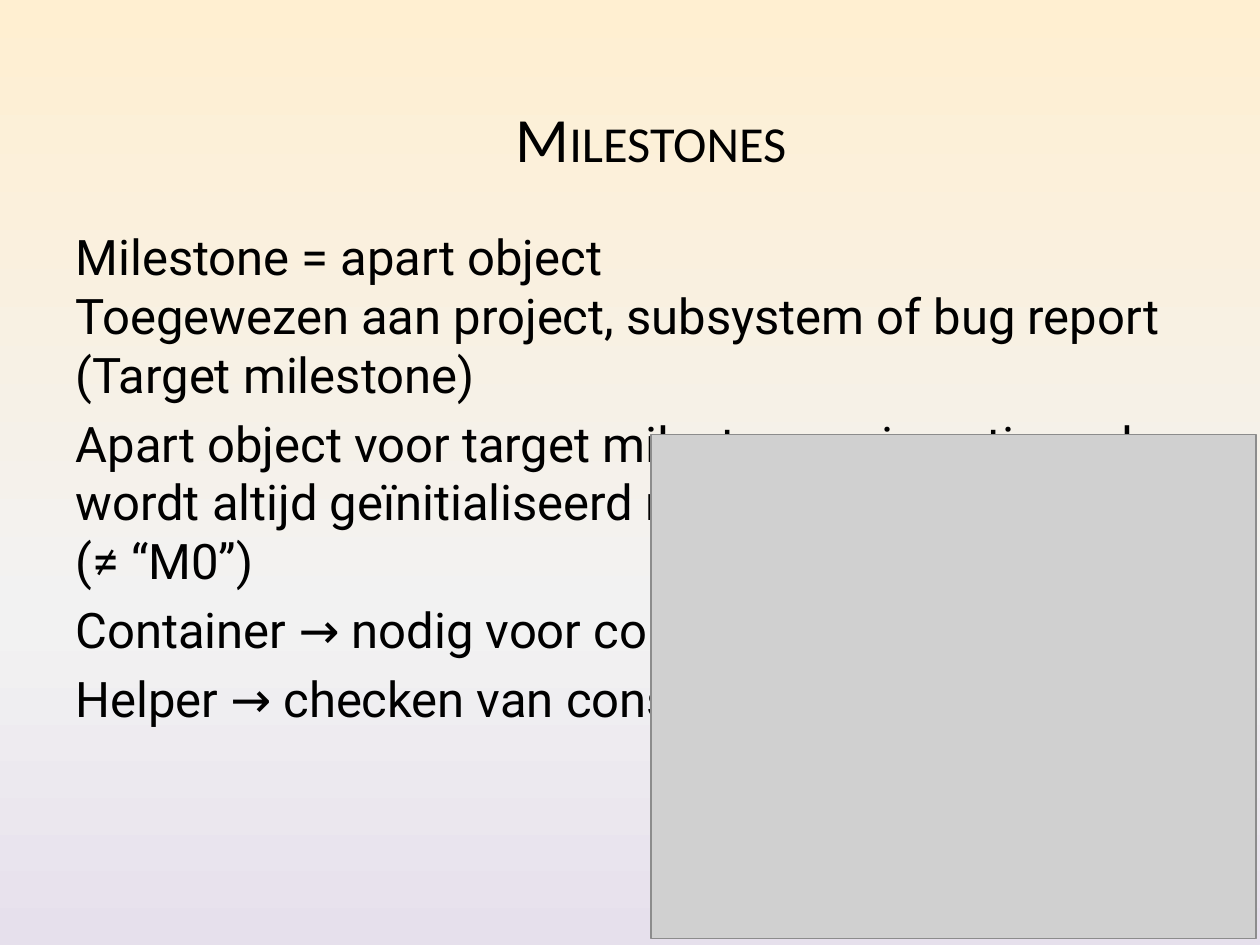
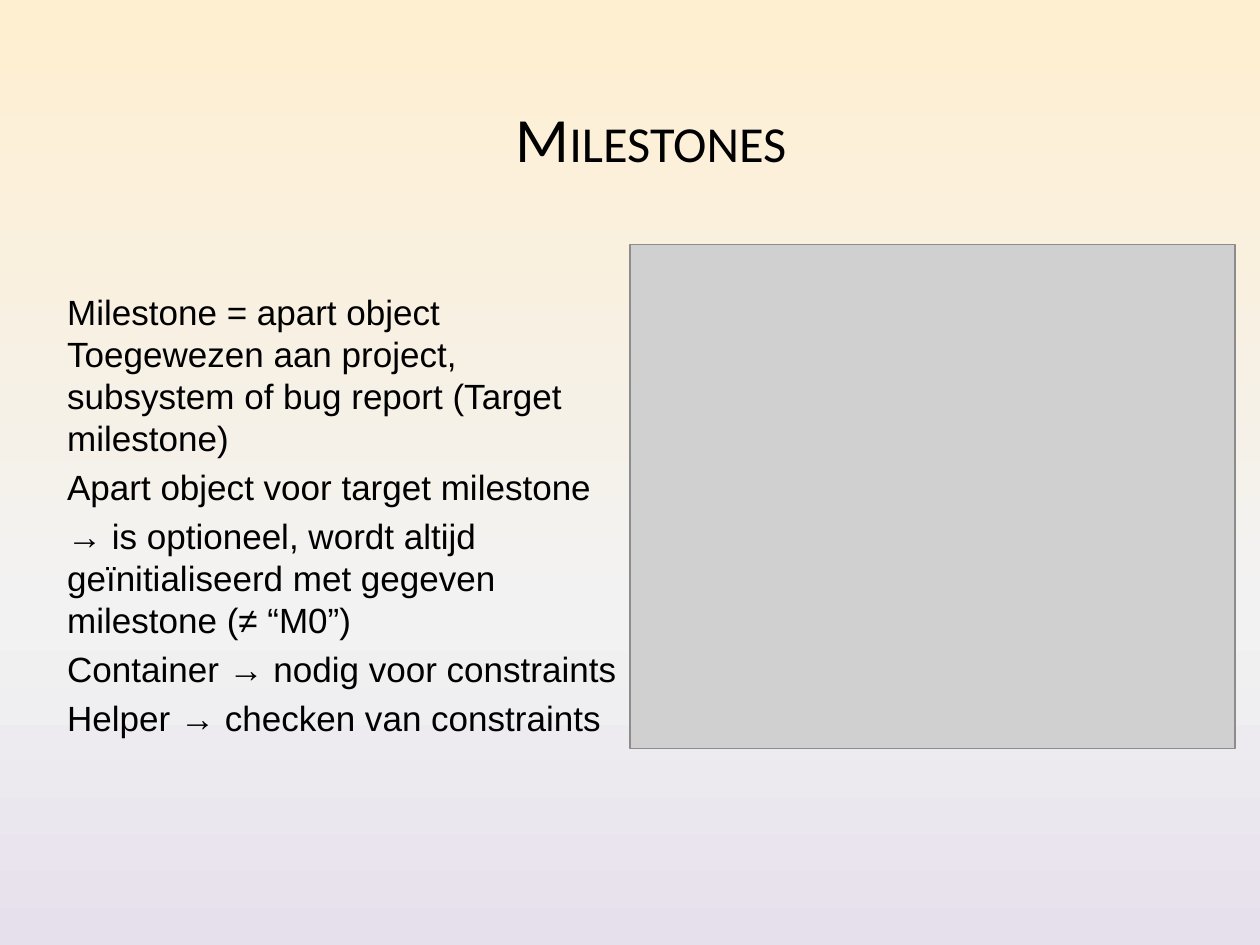
Before and after one commit to Nickelium/Software-Development, a slide deck: slide 12 of Presentaties/Iteratie 2/SWOP Presentatie 2 Inhoud.pptx. Drawn at 1260x945 pixels with LibreOffice and Linux fonts; fonts in the diff are those of the drawing; grey boxes stand for pictures. Boxes give left, top, right and bottom in pixels: in the first picture for what was removed or moved away, otherwise in the second. Text is boxed around its words. In the diff, an @@ line names an element or a change of style, - is before the commit and + after.

```diff
--- a/Presentaties/Iteratie 2/SWOP Presentatie 2 Inhoud.pptx
+++ b/Presentaties/Iteratie 2/SWOP Presentatie 2 Inhoud.pptx
@@ picture: place and size @@
-picture at [651, 435, 1256, 939]
+picture at [630, 244, 1235, 748]
@@ text "Milestone = apart object Toegewezen ...": place and size @@
-text "Milestone = apart object Toegewezen ..." at [76, 238, 1159, 729]
+text "Milestone = apart object Toegewezen ..." at [67, 299, 616, 738]
@@ text at [67, 299, 616, 738]: size 28 to 20 pt, font Roboto to Arial in "Milestone = apart object Toegewezen aan project, ...", "Container → nodig voor constraints", "Helper → checken van constraints"; less space between paragraphs @@
@@ text at [67, 474, 591, 640]: text changed; size 28 to 20 pt; font Roboto to Arial @@
-Apart object voor target milestone → is optioneel, wordt altijd geïnitialiseerd met gegeven milestone (≠ “M0”)
+Apart object voor target milestone
+→ is optioneel, wordt altijd geïnitialiseerd met gegeven milestone (≠ “M0”)
```
Also in this commit, not shown: 8 other slides changed.
